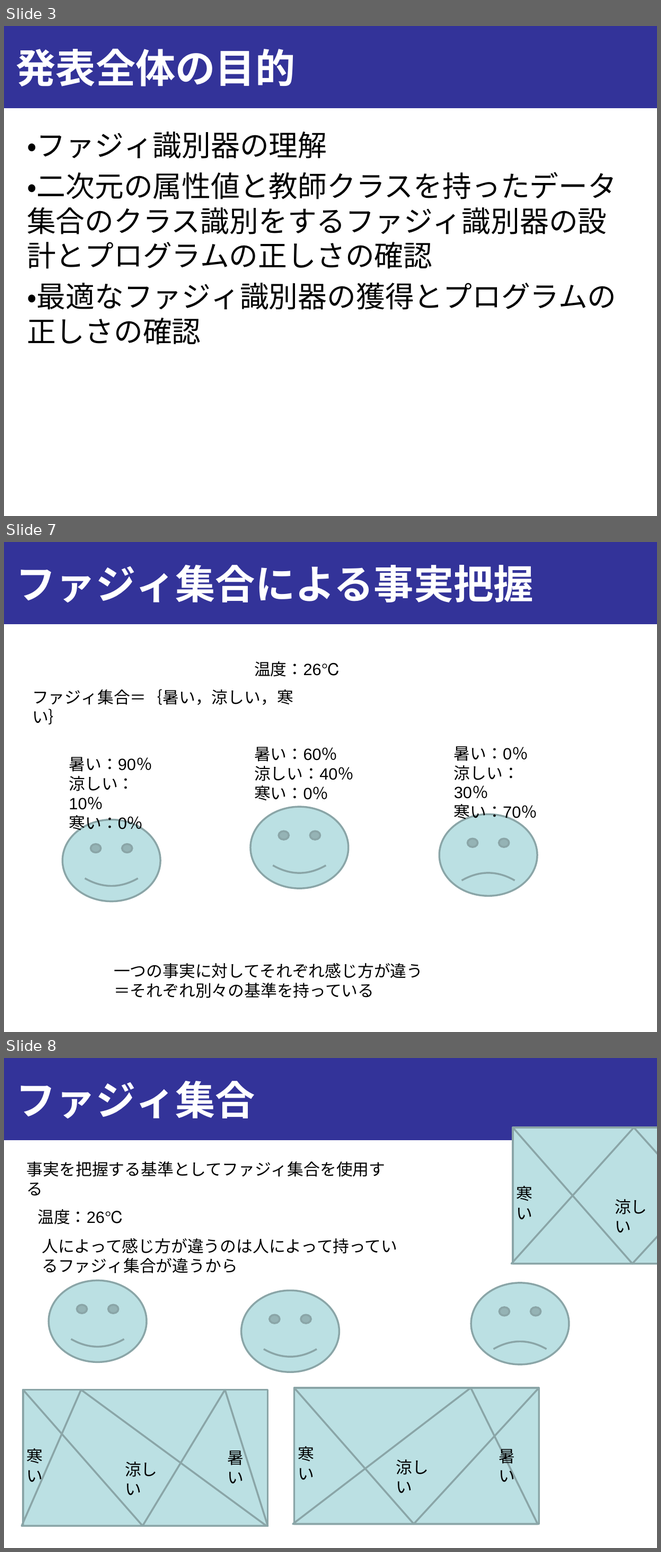
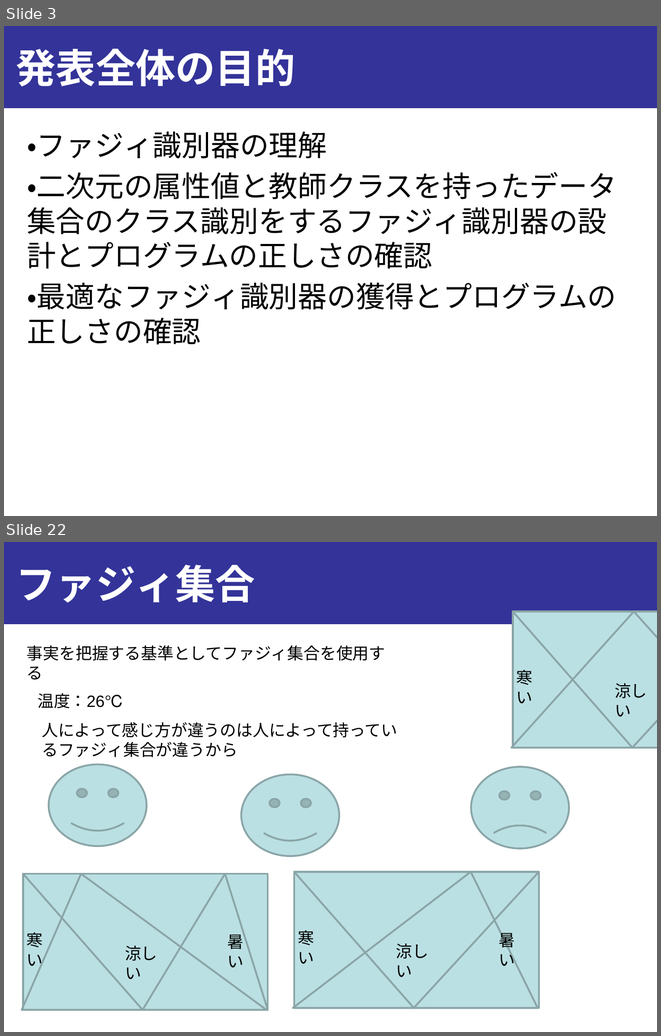
Before and after one commit to onikUone/slides, a slide deck: Junior_ex3/ex3_下書き.pptx. Shown one above the other, each under a label of ours: slides 3, 7 and 8 before the commit, slides 3 and 22 after it; the slides between them are not shown. The pictures are 661x1552 and 661x1036 pixels, drawn with LibreOffice and Linux fonts; fonts in the diff are those of the drawing. Boxes give left, top, right and bottom in pixels: in the first picture for what was removed or moved away, otherwise in the second. Text is boxed around its words. In the diff, an @@ line names an element or a change of style, - is before the commit and + after.

```diff
--- a/Junior_ex3/ex3_下書き.pptx
+++ b/Junior_ex3/ex3_下書き.pptx
@@ slide 7 removed at <box>4,542,657,1032</box>, background #FFFFFF; not listed: 1 template element that a slide beside it also shows @@
@@ title removed at <box>16,565,533,602</box> @@
-ファジィ集合による事実把握
@@ text removed at <box>254,661,341,677</box> @@
-温度：26℃
@@ text removed at <box>32,689,293,705</box> @@
-ファジィ集合＝｛暑い，涼しい，寒い｝
@@ text removed at <box>254,747,354,801</box> @@
-暑い：60％
-涼しい：40％
-寒い：0％
@@ text removed at <box>454,746,537,822</box> @@
-暑い：0％
-涼しい：30％
-寒い：70％
@@ text removed at <box>69,757,152,834</box> @@
-暑い：90％
-涼しい：10％
-寒い：0％
@@ smiley face removed at <box>250,806,348,888</box> @@
@@ smiley face removed at <box>63,820,161,901</box> @@
@@ smiley face removed at <box>440,814,538,896</box> @@
@@ text removed at <box>114,963,423,998</box> @@
-一つの事実に対してそれぞれ感じ方が違う
-＝それぞれ別々の基準を持っている
@@ what was slide 8 is now slide 22 @@
```
Also in this commit, not shown: 2 slides changed, 15 slides added, 2 other slides removed, 2 other files.
